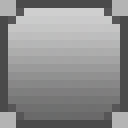
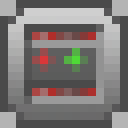
Layer changes from the first 128x128 image to the second:
added layer "Layer 8" above "Layer 6" over (24, 24, 104, 104)
